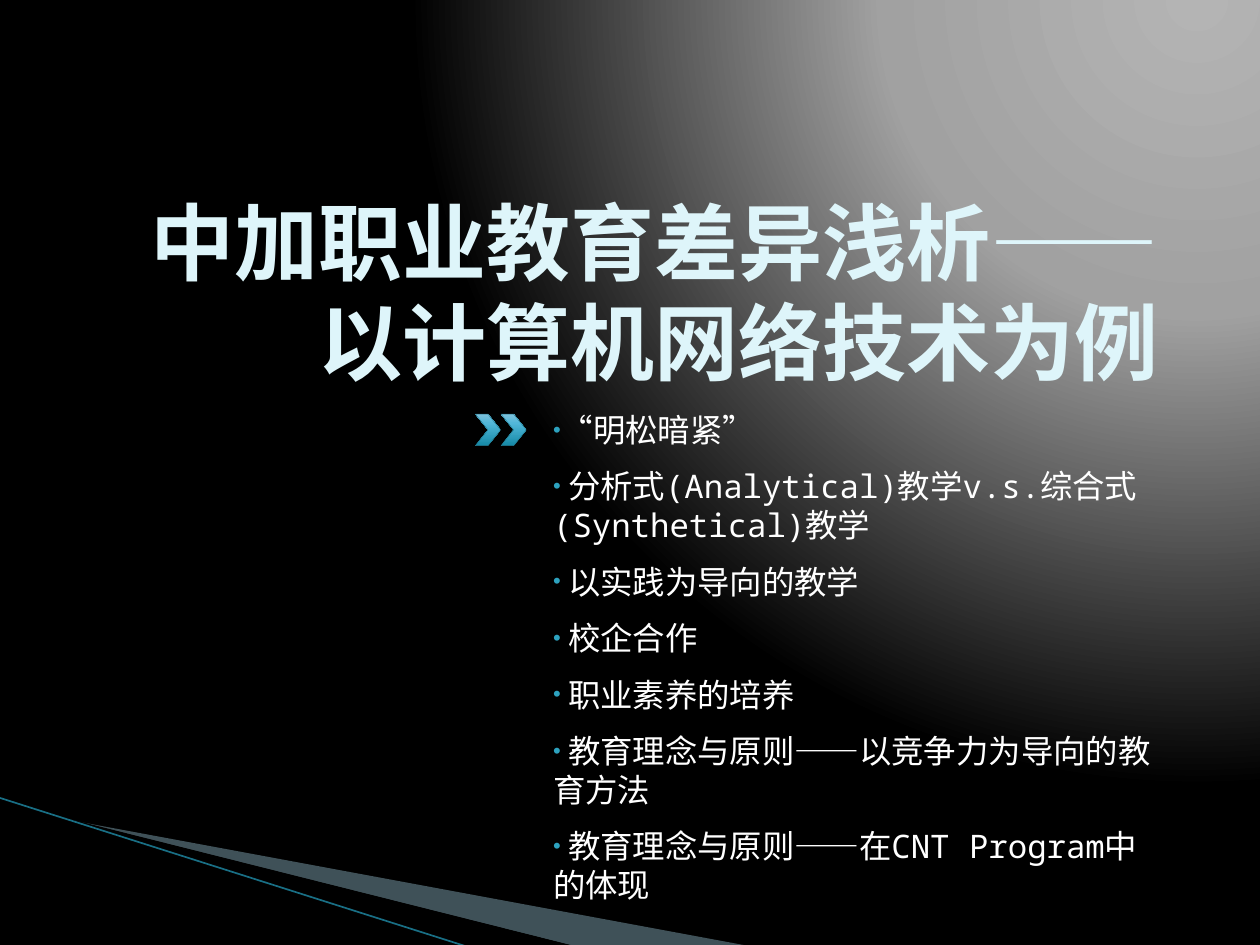
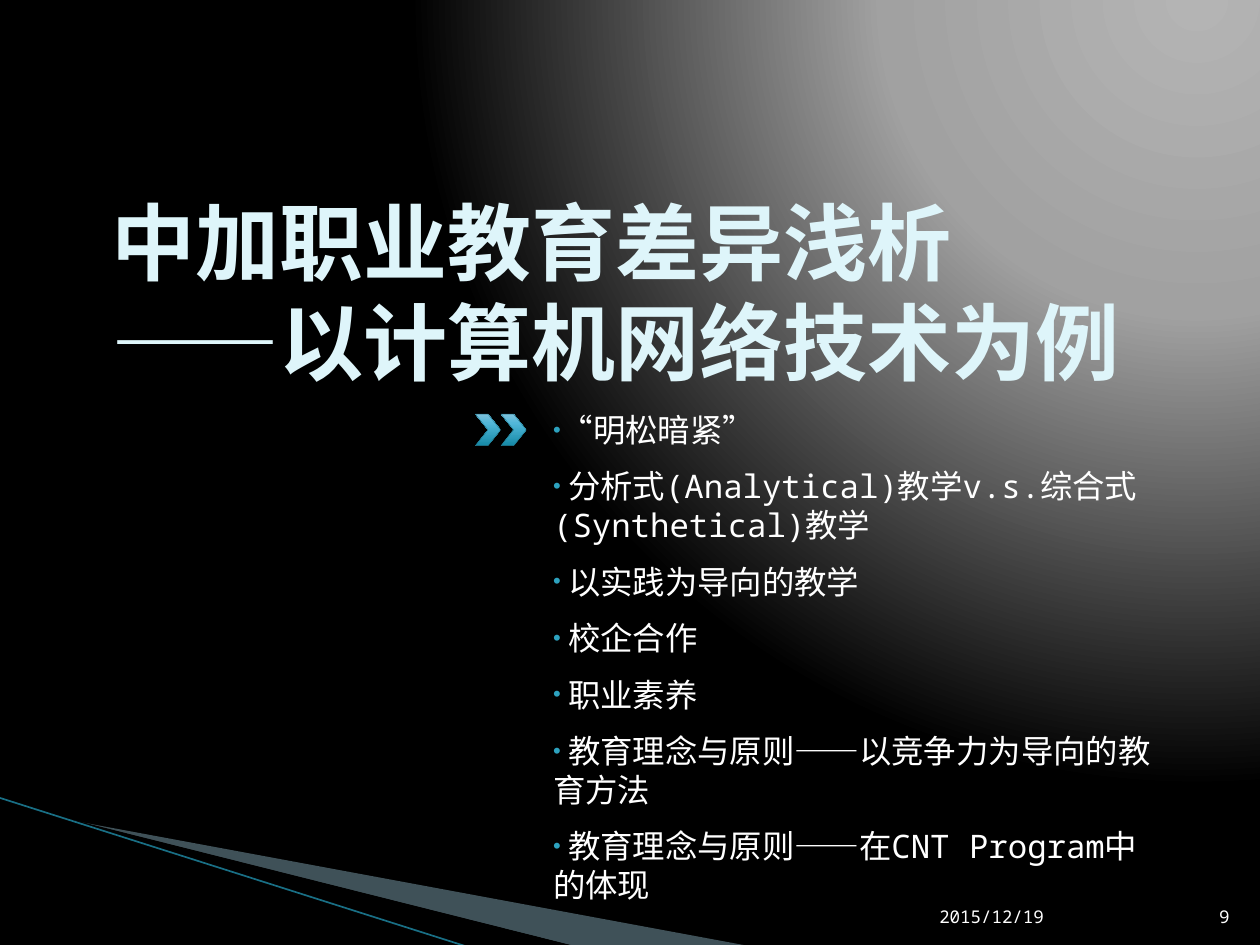
Before and after one commit to L3w1s-L1u/_outline, a slide deck: slide 9 of _Holland_College/赴加培训工作汇报.pptx (slide 8 before the commit). Drawn at 1260x945 pixels with LibreOffice and Linux fonts; fonts in the diff are those of the drawing; background and template pictures are left out. Boxes give left, top, right and bottom in pixels: in the first picture for what was removed or moved away, otherwise in the second. Text is boxed around its words. In the diff, an @@ line names an element or a change of style, - is before the commit and + after.

```diff
--- a/_Holland_College/赴加培训工作汇报.pptx
+++ b/_Holland_College/赴加培训工作汇报.pptx
@@ title at box(112, 189, 1120, 396): text changed @@
-中加职业教育差异浅析——以计算机网络技术为例
+中加职业教育差异浅析
+——以计算机网络技术为例
@@ text at box(568, 679, 697, 710): text changed @@
-• 职业素养的培养
+• 职业素养
@@ text added at box(939, 910, 1044, 923), 10 pt, text #FFFFFF @@
+2015/12/19
@@ page number added at box(1219, 910, 1230, 924), 10 pt, text #FFFFFF @@
+9
```
Also in this commit, not shown: 7 other slides changed, 14 slides added, 3 slides removed, 5 other files.
